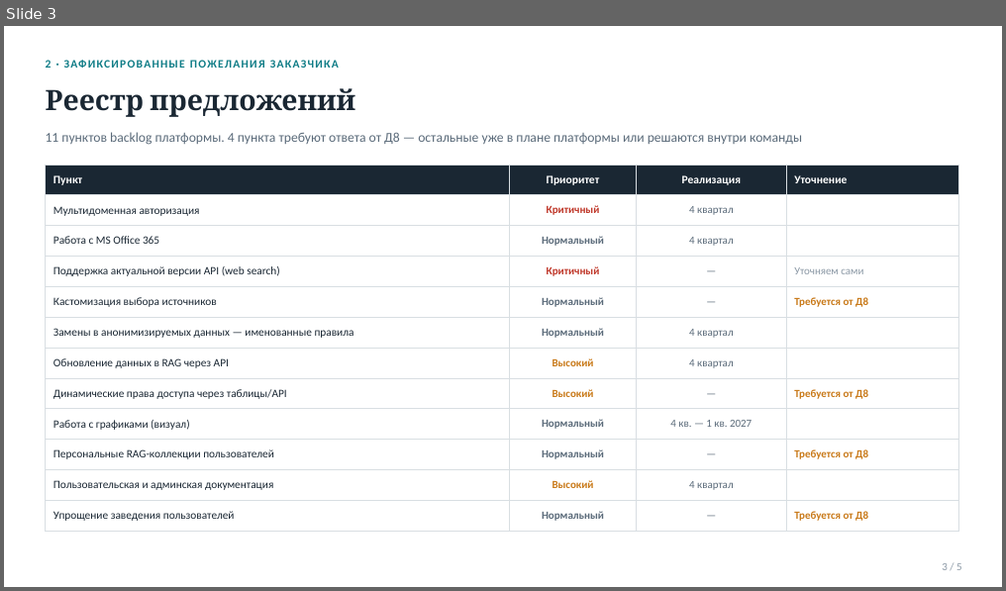
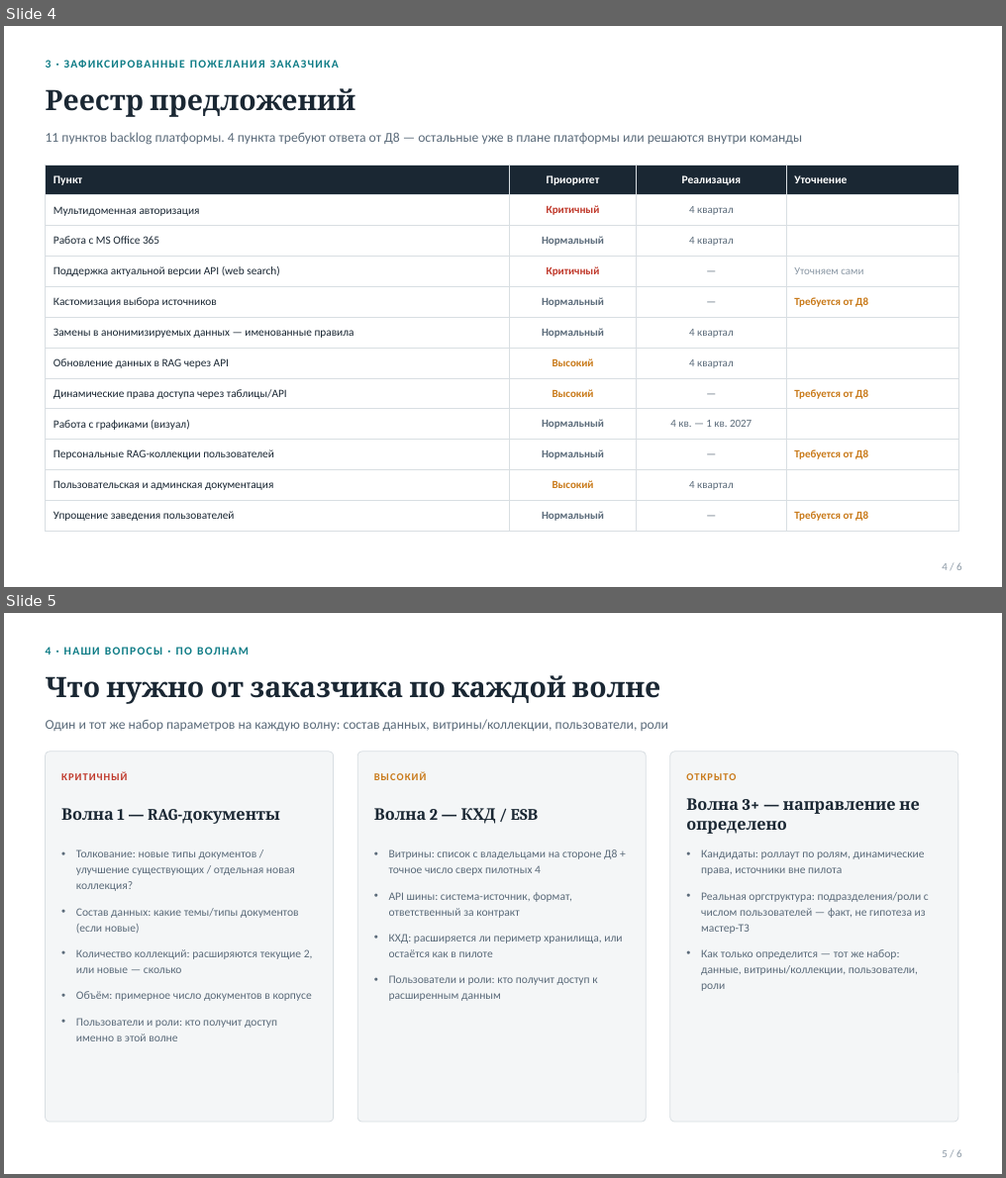
Before and after one commit to vladilslavandrosov-prog/job-RAG, a slide deck: docs/presentations/case-27-proekt-d8-skoup-i-voprosy.pptx. Shown one above the other, each under a label of ours: slide 3 before the commit, slides 4 and 5 after it. The pictures are 1006x591 and 1006x1178 pixels, drawn with LibreOffice and Linux fonts; fonts in the diff are those of the drawing. Boxes give left, top, right and bottom in pixels: in the first picture for what was removed or moved away, otherwise in the second. Text is boxed around its words. In the diff, an @@ line names an element or a change of style, - is before the commit and + after.

```diff
--- a/docs/presentations/case-27-proekt-d8-skoup-i-voprosy.pptx
+++ b/docs/presentations/case-27-proekt-d8-skoup-i-voprosy.pptx
@@ slide 5 added at (4,613,1002,1174), background #FFFFFF @@
@@ text added at (46,647,52,655), 11 pt, text #0E7C86, bold @@
+4 · НАШИ ВОПРОСЫ · ПО ВОЛНАМ
@@ text added at (46,675,661,704), 27 pt, text #1A2733, bold @@
+Что нужно от заказчика по каждой волне
@@ text added at (46,719,668,731), 13 pt, text #5B6B7A @@
+Один и тот же набор параметров на каждую волну: состав данных, витрины/коллекции, пользователи, роли
@@ rounded rectangle added at (46,752,334,1122), fill #F4F6F7, outline #D8DEE2 0.75 pt @@
@@ rounded rectangle added at (357,752,646,1122), fill #F4F6F7, outline #D8DEE2 0.75 pt @@
@@ rounded rectangle added at (670,752,958,1122), fill #F4F6F7, outline #D8DEE2 0.75 pt @@
@@ text added at (61,772,127,780), 10 pt, text #C0392B, bold @@
+КРИТИЧНЫЙ
@@ text added at (374,772,427,780), 10 pt, text #C97A1A, bold @@
+ВЫСОКИЙ
@@ text added at (686,773,736,780), 10 pt, text #C97A1A, bold @@
+ОТКРЫТО
@@ text added at (61,808,279,824), 15.5 pt, text #1A2733, bold @@
+Волна 1 — RAG-документы
@@ text added at (374,808,538,824), 15.5 pt, text #1A2733, bold @@
+Волна 2 — КХД / ESB
@@ text added at (686,798,920,834), 15.5 pt, text #1A2733, bold @@
+Волна 3+ — направление не определено
@@ text added at (76,850,313,1042), 11 pt, text #5B6B7A @@
+• Толкование: новые типы документов / улучшение существующих / отдельная новая коллекция?
+• Состав данных: какие темы/типы документов (если новые)
+• Количество коллекций: расширяются текущие 2, или новые — сколько
+• Объём: примерное число документов в корпусе
+• Пользователи и роли: кто получит доступ именно в этой волне
@@ text added at (389,850,622,1001), 11 pt, text #5B6B7A @@
+• Витрины: список с владельцами на стороне Д8 + точное число сверх пилотных 4
+• API шины: система-источник, формат, ответственный за контракт
+• КХД: расширяется ли периметр хранилища, или остаётся как в пилоте
+• Пользователи и роли: кто получит доступ к расширенным данным
@@ text added at (701,850,929,991), 11 pt, text #5B6B7A @@
+• Кандидаты: роллаут по ролям, динамические права, источники вне пилота
+• Реальная оргструктура: подразделения/роли с числом пользователей — факт, не гипотеза из мастер-ТЗ
+• Как только определится — тот же набор: данные, витрины/коллекции, пользователи, роли
@@ text added at (942,1150,962,1157), 10.5 pt, text #8C99A6 @@
+5 / 6
@@ what was slide 3 is now slide 4 @@
@@ slide 4 changed as well @@
@@ text at (46,60,52,68): text changed @@
-2 · ЗАФИКСИРОВАННЫЕ ПОЖЕЛАНИЯ ЗАКАЗЧИКА
+3 · ЗАФИКСИРОВАННЫЕ ПОЖЕЛАНИЯ ЗАКАЗЧИКА
@@ text at (942,563,962,570): text changed @@
-3 / 5
+4 / 6
```
Also in this commit, not shown: 3 other slides changed, 1 other slide added, 1 slide removed, 3 other files.
